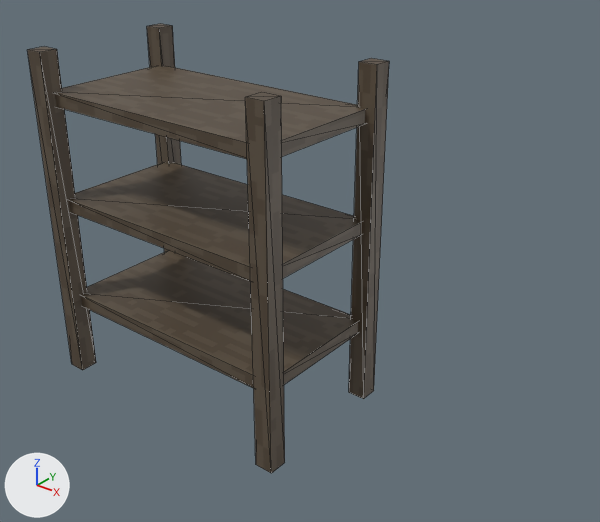
An edit to the glTF model models/furniture/shelf_storage.glb, drawn before and after from the same camera.
The view is the same before and after, from a 50 mm lens placed at (1.5, -2.25, 1.86), pointed at (-0.19, -0.15, 0.56). Every picture has the same lights, and +X, +Y and +Z are marked at lower left. Mesh edges are drawn as thin lines. Where no turn or scale is listed for an object, it has been applied to the vertices. Vertices at the same position are counted once.

The scene before the commit, as lines of its bpy script (objects in view):
```python
mat_material_002 = principled_material('Material.002')
mat_material_002.texture = img_shelf_storage_uv
me_cube_006 = bpy.data.meshes.new('Cube.006')
me_cube_006.from_pydata(...)  # 56 vertices, 84 faces; spans x -0.535..0.539, y -0.304..0.309, z -0.304..0.974
me_cube_006.materials.append(mat_material_002)  # picture img_shelf_storage_uv
# before: 10 (0.539, 0.239, -0.301) at pixel (363, 398), 11 (0.539, 0.239, 0.974) at pixel (377, 64), 16 (0.539, -0.234, -0.304) at pixel (284, 462), 17 (0.539, -0.234, 0.971) at pixel (281, 96), 30 (-0.535, 0.239, -0.301)
# before: 31 (-0.535, 0.239, 0.974) at pixel (146, 26), 36 (-0.535, -0.234, -0.304), 37 (-0.535, -0.234, 0.971) at pixel (44, 46), 41 (-0.501, -0.266, 0.425), 43 (-0.501, 0.266, 0.425)
# before: 45 (0.501, -0.266, 0.425), 47 (0.501, 0.266, 0.425)
ob_shelf_storage = bpy.data.objects.new('shelf_storage', me_cube_006)
ob_shelf_storage.location = (-0.503, -0.274, 0.3)
```
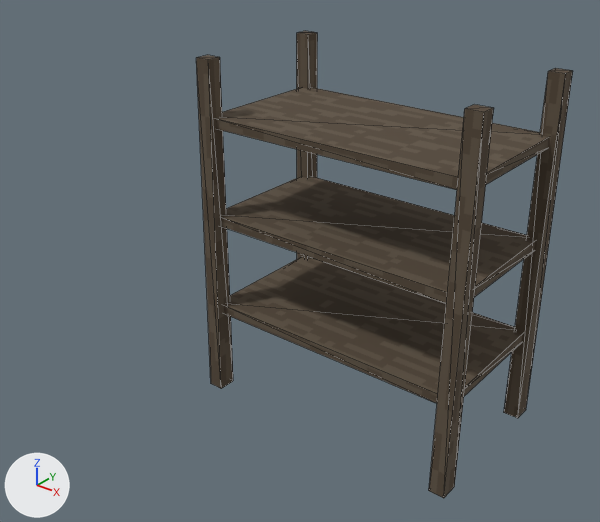
Boxes (x1, y1, x2, y2) around the edits, measured in the pictures (600 x 522 px; the box of a moved part takes in the faces that stretch with it):
'shelf_storage', surface changed, reshaped, moved: before (27, 24, 389, 473); after (196, 31, 573, 498)
part 1 of me_cube_006, moved or reshaped: before (81, 250, 358, 388); after (224, 257, 523, 403)
part 2 of me_cube_006, moved or reshaped: before (55, 66, 365, 159); after (216, 88, 549, 190)
part 3 of me_cube_006, moved or reshaped: before (27, 24, 389, 473); after (196, 31, 573, 498)

The change, as a list of edits to the scene's bpy script:
```text
Change mat_material_002:
    mat_material_002.roughness: 0.5 -> 1.0
Change me_cube_006:
    where me_cube_006.from_pydata(...)  # 56 vertices, 84 faces; spans x -0.535..0.539, y -0.304..0.309, z -0.304..0.974
    used by ob_shelf_storage; location = (-0.503, -0.274, 0.3)
    me_cube_006 part 1: the loose piece of 8 vertices spanning x -0.501..0.501, y -0.266..0.266, z -0.025..0.025 is scaled about its middle by (1, 1, 0.748), then moved by (0.0, 0.0, 0.033)
    me_cube_006 part 2: the loose piece of 8 vertices spanning x -0.501..0.501, y -0.266..0.266, z 0.775..0.825 is scaled about its middle by (1, 1, 0.748), then moved by (0.0, 0.0, -0.047)
    me_cube_006 part 3
    add for i in [10, 11, 16, 17]: me_cube_006.vertices[i].co += Vector((-0.013, 0.0, 0.0))
    add for i in [41, 43, 45, 47]: me_cube_006.vertices[i].co += Vector((0.0, 0.0, -0.013))
    add for i in [30, 31, 36, 37]: me_cube_006.vertices[i].co += Vector((0.013, 0.0, 0.0))
    me_cube_006.vertices[8].co: (0.539, 0.309, -0.301) -> (0.526, 0.308, -0.301)  # pixel (373, 390) -> pixel (526, 409)
    me_cube_006.vertices[9].co: (0.539, 0.309, 0.974) -> (0.526, 0.293, 0.974)  # pixel (389, 61) -> pixel (572, 70)
    me_cube_006.vertices[12].co: (0.469, 0.309, -0.301) -> (0.469, 0.308, -0.301)
    me_cube_006.vertices[13].co: (0.469, 0.309, 0.974) -> (0.469, 0.293, 0.974)  # pixel (371, 58) -> pixel (555, 68)
    me_cube_006.vertices[18].co: (0.539, -0.304, -0.304) -> (0.526, -0.304, -0.304)  # pixel (271, 473) -> pixel (443, 498)
    me_cube_006.vertices[19].co: (0.539, -0.304, 0.971) -> (0.526, -0.288, 0.971)  # pixel (264, 101) -> pixel (484, 112)
    me_cube_006.vertices[22].co: (0.469, -0.304, -0.304) -> (0.469, -0.304, -0.304)  # pixel (255, 464) -> pixel (428, 490)
    me_cube_006.vertices[23].co: (0.469, -0.304, 0.971) -> (0.469, -0.288, 0.971)  # pixel (245, 97) -> pixel (464, 108)
    me_cube_006.vertices[24].co: (-0.465, 0.309, -0.301) -> (-0.465, 0.308, -0.301)
    me_cube_006.vertices[25].co: (-0.465, 0.309, 0.974) -> (-0.465, 0.293, 0.974)  # pixel (172, 25) -> pixel (317, 32)
    me_cube_006.vertices[28].co: (-0.535, 0.309, -0.301) -> (-0.522, 0.308, -0.301)
    me_cube_006.vertices[29].co: (-0.535, 0.309, 0.974) -> (-0.522, 0.293, 0.974)  # pixel (160, 23) -> pixel (305, 30)
    me_cube_006.vertices[34].co: (-0.465, -0.304, -0.304) -> (-0.465, -0.304, -0.304)  # pixel (82, 370) -> pixel (221, 388)
    me_cube_006.vertices[35].co: (-0.465, -0.304, 0.971) -> (-0.465, -0.288, 0.971)  # pixel (39, 52) -> pixel (208, 59)
    me_cube_006.vertices[38].co: (-0.535, -0.304, -0.304) -> (-0.522, -0.304, -0.304)  # pixel (71, 364) -> pixel (210, 383)
    me_cube_006.vertices[39].co: (-0.535, -0.304, 0.971) -> (-0.522, -0.288, 0.971)  # pixel (27, 49) -> pixel (196, 57)
Change ob_shelf_storage:
    ob_shelf_storage.location: (-0.503, -0.274, 0.3) -> (0.025, -0.018, 0.3)
```
